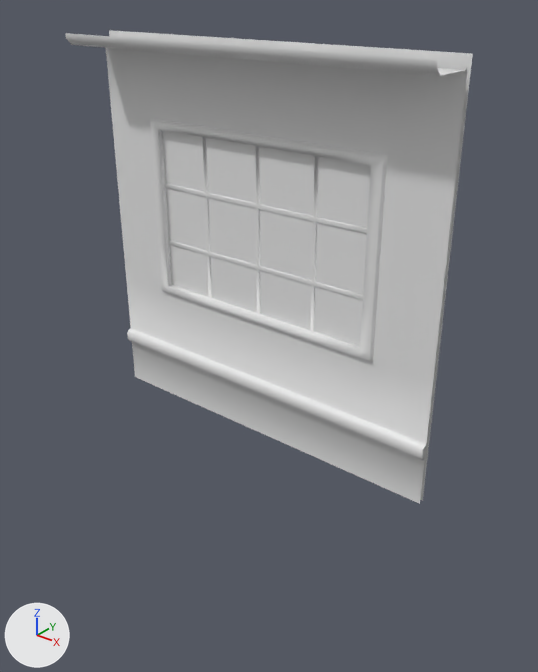
One commit to the FBX model Don Squeakalini's Pizza/Assets/Models/Map Assets/Windows.fbx: the scene before it, then after it.
Before and after are seen from a 50 mm lens placed at (2.21, -2.66, 2.26), pointed at (0.07, 0.01, 0.61). Every picture has the same lights, and +X, +Y and +Z are marked at lower left. Where no turn or scale is listed for an object, it has been applied to the vertices.

Before the edit, the objects in view are built like this:
```python
me_plane_002 = bpy.data.meshes.new('Plane.002')
me_plane_002.from_pydata(...)  # 950 vertices, 920 faces; spans x -0.99..0.99, y -0.24..0.05, z 0.01..2.01
me_plane_019 = bpy.data.meshes.new('Plane.019')
me_plane_019.from_pydata(...)  # 96 vertices, 24 faces; spans x -0.625..0.625, y 0.012..0.016, z 0.714..1.562
ob_window_wall = bpy.data.objects.new('Window Wall', me_plane_002)
ob_window_wall.location = (0.0, 0.0, 0.0)
ob_windows = bpy.data.objects.new('Windows', me_plane_019)
ob_windows.location = (0.0, 0.0, 0.0)
```
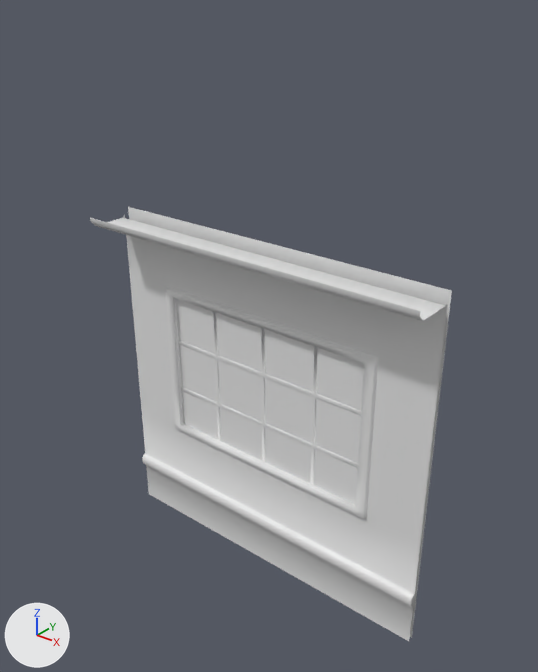
Diff of the bpy script that builds the scene:
```diff
--- a/Don Squeakalini's Pizza/Assets/Models/Map Assets/Windows.fbx.py
+++ b/Don Squeakalini's Pizza/Assets/Models/Map Assets/Windows.fbx.py
@@ me_plane_002 @@
 me_plane_002.from_pydata(...)  # 950 vertices, 920 faces; spans x -0.99..0.99, y -0.24..0.05, z 0.01..2.01
 # used by ob_window_wall; location = (0.0, 0.0, 0.0)
+# me_plane_002 part 2: the whole mesh is moved by (0.0, 0.04, -0.93)
@@ me_plane_019 @@
 # used by ob_windows; location = (0.0, 0.0, 0.0)
-me_plane_019.from_pydata(...)  # 96 vertices, 24 faces; spans x -0.625..0.625, y 0.012..0.016, z 0.714..1.562
+me_plane_019.from_pydata(...)  # 96 vertices, 24 faces; spans x -0.63..0.63, y 0.047..0.052, z -0.217..0.634
+# me_plane_019 part 1: the whole mesh is rebuilt
```

Where the change shows, as pixel boxes [x1, y1, x2, y2] in the pictures (538 x 672 px):
'Window Wall', mesh moved: before [65, 30, 473, 504]; after [90, 207, 452, 641]
'Windows', reshaped (10% narrower): before [162, 130, 371, 347]; after [177, 299, 364, 504]
